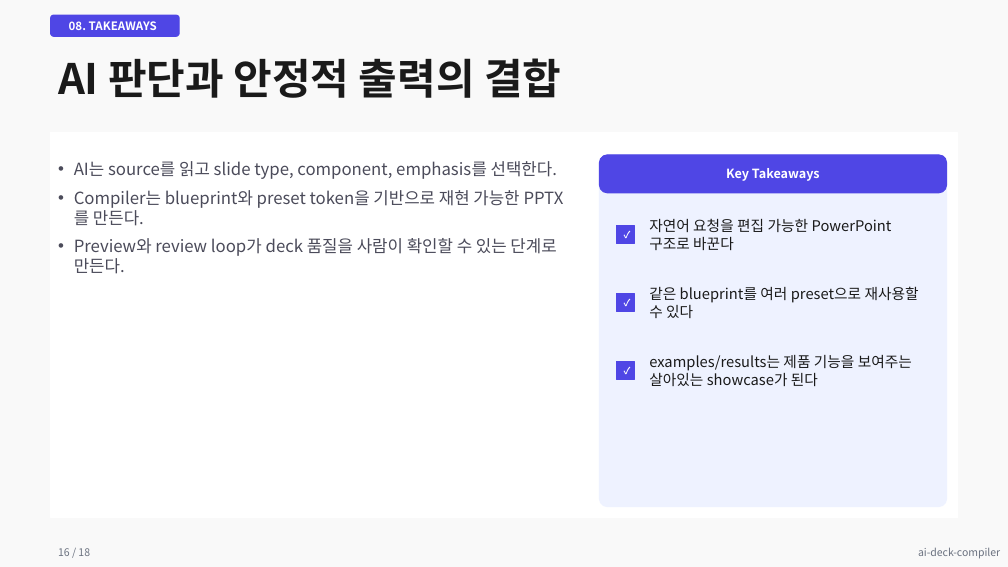
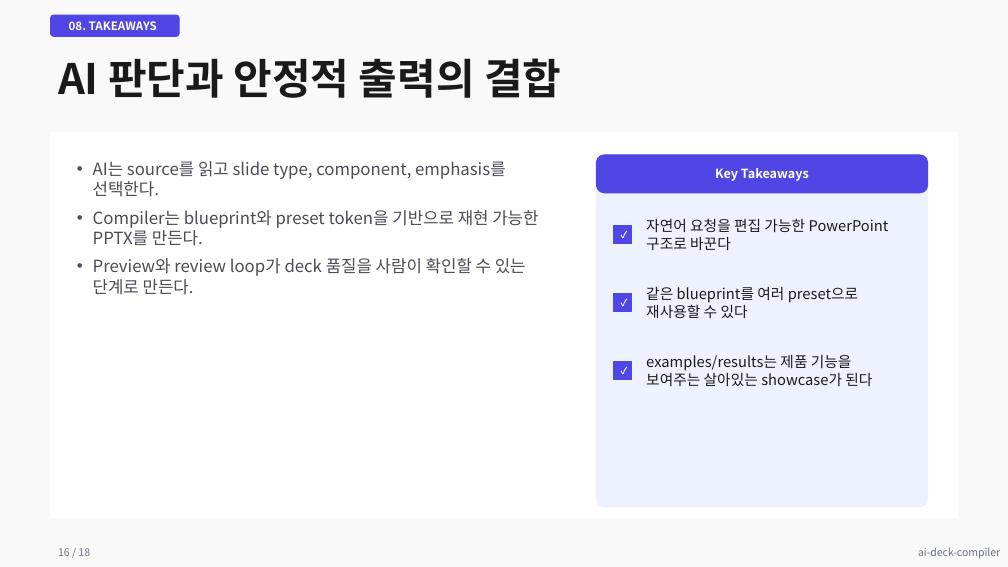
Before and after one commit to kyungseo/ai-deck-compiler, a slide deck: slide 16 of examples/results/showcase-modern-light.pptx. Drawn at 1008x567 pixels with LibreOffice and Linux fonts; fonts in the diff are those of the drawing. Boxes give left, top, right and bottom in pixels: in the first picture for what was removed or moved away, otherwise in the second. Text is boxed around its words. In the diff, an @@ line names an element or a change of style, - is before the commit and + after.

```diff
--- a/examples/results/showcase-modern-light.pptx
+++ b/examples/results/showcase-modern-light.pptx
@@ text "AI는 source를 읽고 slide type, ..." rewrapped from (74,161,557,274) to (93,161,538,295) @@
@@ text "Key Takeaways": place and size @@
-text "Key Takeaways" at (726,168,820,181)
+text "Key Takeaways" at (715,168,809,181)
@@ rounded rectangle: place and size @@
-rounded rectangle at (600,155,947,507)
+rounded rectangle at (597,155,928,507)
@@ rounded rectangle at (597,155,928,507): proportions changed @@
@@ rounded rectangle: place and size @@
-rounded rectangle at (600,155,947,193)
+rounded rectangle at (597,155,928,193)
@@ text "같은 blueprint를 여러 preset으로 재사용할 ..." rewrapped from (649,286,919,318) to (646,287,858,318) @@
@@ text "examples/results는 제품 기능을 보여주는 살아있는 ..." rewrapped from (649,355,912,386) to (646,355,872,386) @@
```
Also in this commit, not shown: 11 other slides changed, 20 other files.
